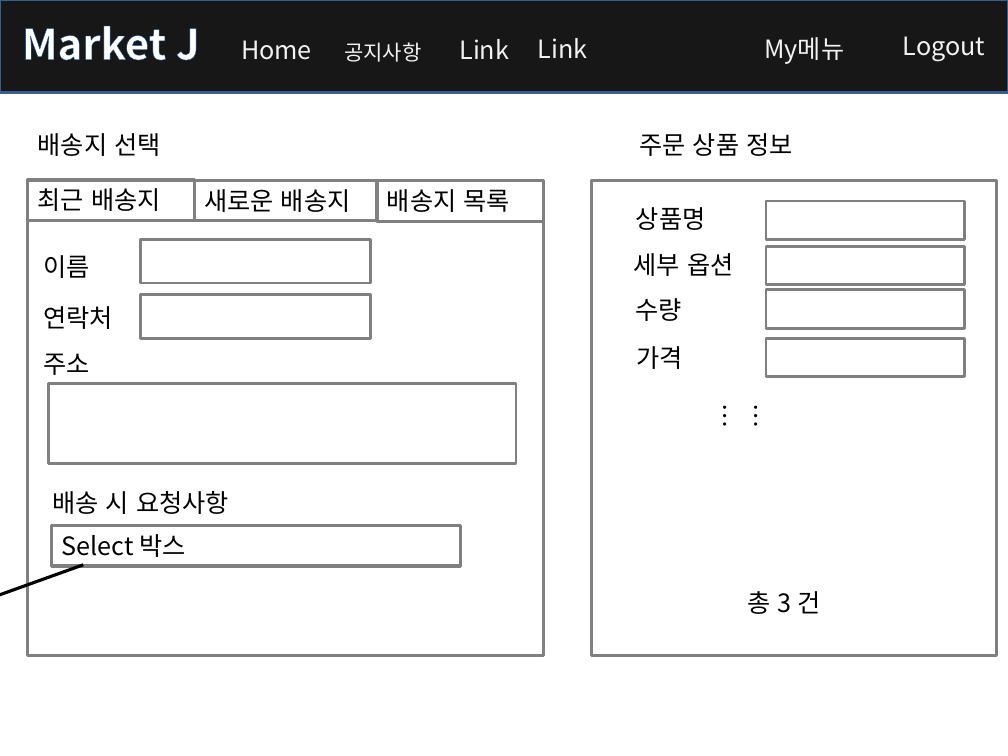
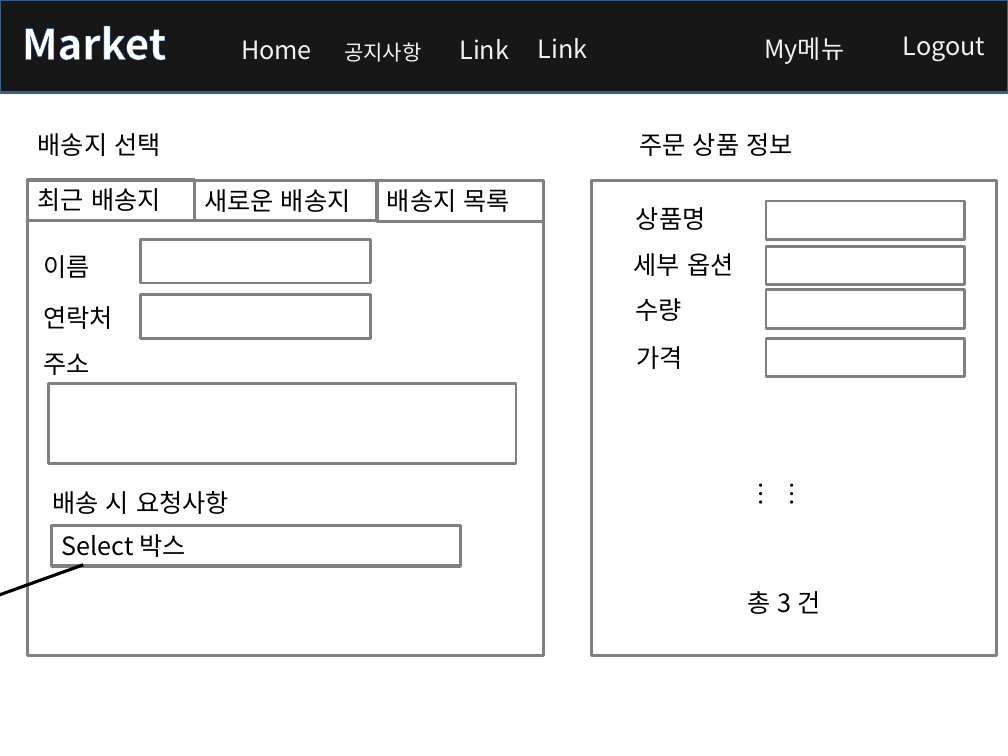
Before and after one commit to rosangels2/market, a slide deck: slide 15 of 포트폴리오/스토리보드/스토리보드.pptx (slide 14 before the commit). Drawn at 1008x756 pixels with LibreOffice and Linux fonts; fonts in the diff are those of the drawing. Boxes give left, top, right and bottom in pixels: in the first picture for what was removed or moved away, otherwise in the second. Text is boxed around its words. In the diff, an @@ line names an element or a change of style, - is before the commit and + after.

```diff
--- a/포트폴리오/스토리보드/스토리보드.pptx
+++ b/포트폴리오/스토리보드/스토리보드.pptx
@@ text at [22,26,167,61]: text changed @@
-Market J
+Market
@@ text "……": place and size @@
-text "……" at [726,394,776,450]
+text "……" at [761,472,811,527]
```
Also in this commit, not shown: 35 other slides changed, 1 slide added, 1 slide removed, 4 other files.
